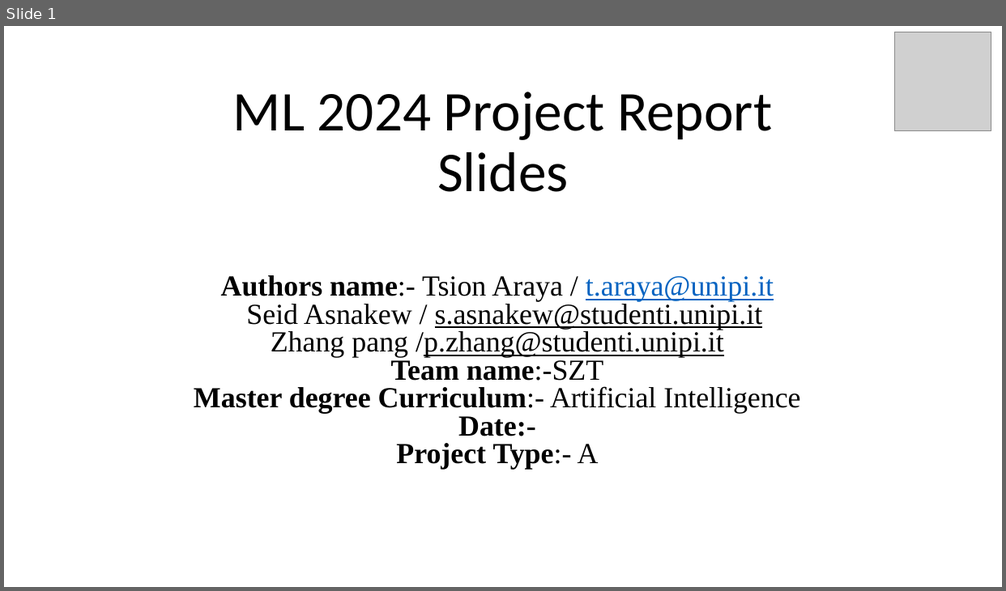
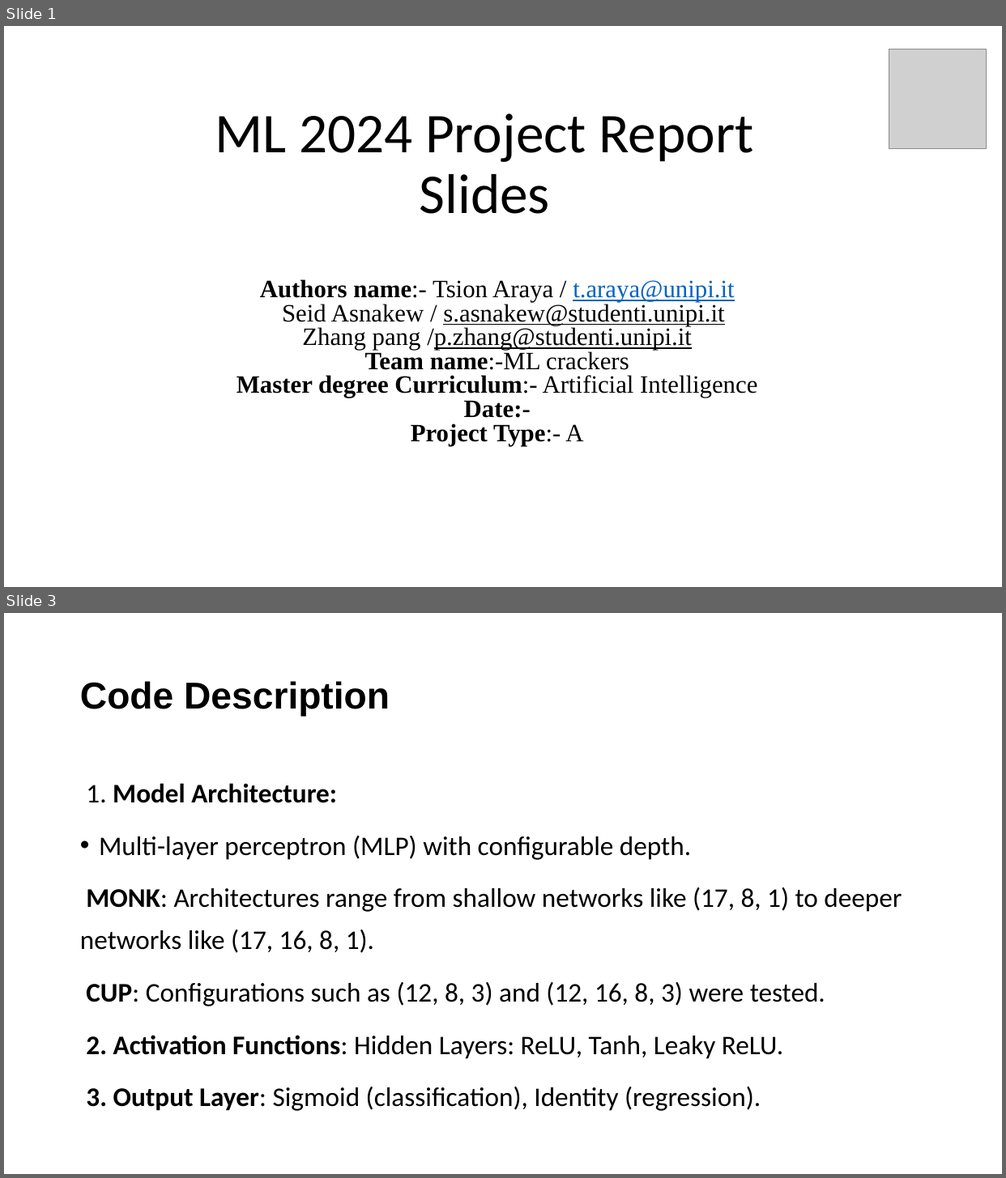
Before and after one commit to Tsion-Ketema/Machine_learning_project_2024, a slide deck: report_slide.pptx. Shown one above the other, each under a label of ours: slide 1 before the commit, slides 1 and 3 after it; the slides between them are not shown. The pictures are 1006x591 and 1006x1178 pixels, drawn with LibreOffice and Linux fonts; fonts in the diff are those of the drawing; grey boxes stand for pictures. Boxes give left, top, right and bottom in pixels: in the first picture for what was removed or moved away, otherwise in the second. Text is boxed around its words. In the diff, an @@ line names an element or a change of style, - is before the commit and + after.

```diff
--- a/report_slide.pptx
+++ b/report_slide.pptx
@@ slide 3 added at [4, 613, 1002, 1174], background #FFFFFF @@
@@ title added at [80, 681, 390, 717], 36 pt, text #000000, bold @@
+Code Description
@@ text added at [80, 783, 901, 1111], 25.9 pt, text #000000 @@
+1. Model Architecture:
+• Multi-layer perceptron (MLP) with configurable depth.
+MONK: Architectures range from shallow networks like (17, 8, 1) to deeper networks like (17, 16, 8, 1).
+CUP: Configurations such as (12, 8, 3) and (12, 16, 8, 3) were tested.
+2. Activation Functions: Hidden Layers: ReLU, Tanh, Leaky ReLU.
+3. Output Layer: Sigmoid (classification), Identity (regression).
@@ slide 1 changed as well @@
@@ picture: place and size @@
-picture at [894, 32, 991, 131]
+picture at [889, 49, 987, 149]
@@ title "ML 2024 Project Report": place and size @@
-title "ML 2024 Project Report" at [233, 92, 772, 192]
+title "ML 2024 Project Report" at [215, 113, 754, 214]
@@ subtitle "Authors name:- Tsion Araya / ...": place and size @@
-subtitle "Authors name:- Tsion Araya / ..." at [194, 275, 800, 470]
+subtitle "Authors name:- Tsion Araya / ..." at [236, 280, 757, 446]
@@ subtitle at [236, 280, 757, 446]: size 28 to 24 pt @@
@@ subtitle at [365, 350, 629, 370]: text changed; size 28 to 24 pt; bold off @@
-Team name:-SZT
+Team name:-ML crackers
```
Also in this commit, not shown: 7 other slides changed, 7 other slides added, 3 slides removed, 56 other files.
